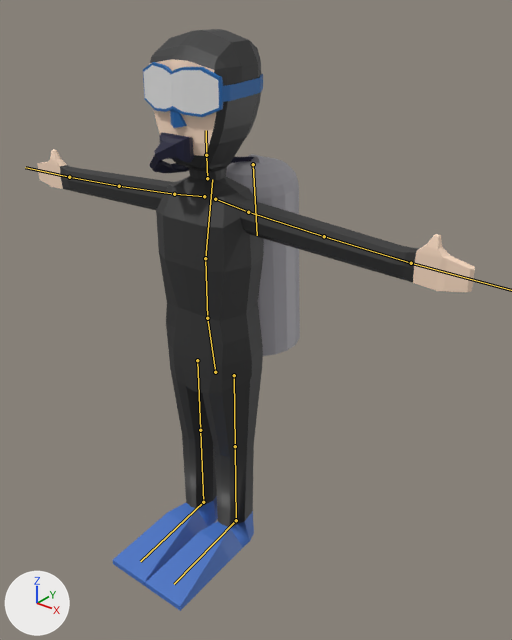
Before and after pictures for a commit that changed the FBX model Assets/Character.fbx.
The view is the same before and after, from a 50 mm camera at (1.81, -1.53, 2.35) aimed at (0.13, 0.58, 1.04). Every picture has the same lights, and +X, +Y and +Z are marked at lower left. The bones that bend it are drawn over the model as lines.

Names of what the first picture shows: 'Person'.
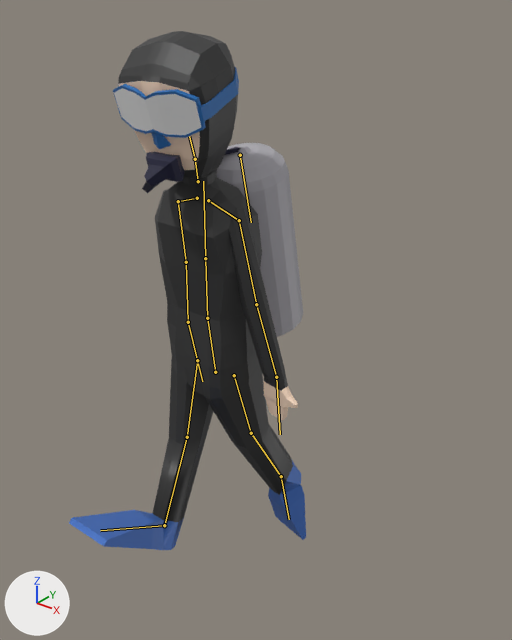
The newer file adds an action. The first version stands in its rest pose; the second is drawn at frame 1 of the action 'Armature|Swim'.

Location of each change, (x1, y1, x2, y2) in pixels of the pictures (512 x 640 px):
'Person', posed (46% narrower, 11% shorter)
    before: (37, 29, 475, 611)
    after: (69, 31, 306, 550)
bone 'Spine3', root to tip
    before: (205, 258) to (212, 179)
    after: (205, 258) to (203, 181)
bone 'Head', root to tip
    before: (206, 155) to (206, 130)
    after: (195, 159) to (189, 136)
bone 'Shoulder.L', root to tip
    before: (215, 199) to (248, 212)
    after: (208, 200) to (239, 220)
bone 'Bicep.L', root to tip
    before: (248, 212) to (324, 236)
    after: (239, 220) to (256, 304)
bone 'Forearm.L', root to tip
    before: (324, 236) to (411, 263)
    after: (256, 304) to (276, 377)
bone 'Shoulder.R', root to tip
    before: (204, 196) to (174, 194)
    after: (197, 198) to (178, 201)
bone 'Bicep.R', root to tip
    before: (174, 194) to (119, 186)
    after: (178, 201) to (186, 262)
bone 'Forearm.R', root to tip
    before: (119, 186) to (69, 177)
    after: (186, 262) to (188, 322)
bone 'Hand.R', root to tip
    before: (69, 177) to (25, 167)
    after: (188, 322) to (202, 381)
bone 'Hip.L', root to tip
    before: (234, 375) to (235, 446)
    after: (234, 375) to (251, 433)
bone 'Shin.L', root to tip
    before: (235, 446) to (236, 520)
    after: (251, 433) to (281, 476)
bone 'Foot.L', root to tip
    before: (236, 520) to (174, 584)
    after: (281, 476) to (289, 519)
bone 'Hip.R', root to tip
    before: (197, 360) to (200, 430)
    after: (197, 360) to (187, 437)
bone 'Shin.R', root to tip
    before: (200, 430) to (203, 502)
    after: (187, 437) to (164, 525)
bone 'Foot.R', root to tip
    before: (203, 502) to (140, 561)
    after: (164, 525) to (100, 530)

The change in detail:
Bone 'Spine3' (bone_spine3) turns from (0, 0, 0) to (10, 5, 1) degrees about its own x, y and z.
Bone 'Head' (bone_head) turns from (0, 0, 0) to (7, 0, 0) degrees about its own x, y and z.
Bone 'Shoulder.L' (bone_shoulder_l) turns from (0, 0, 0) to (11, 3, -6) degrees about its own x, y and z.
Bone 'Bicep.L' (bone_bicep_l) turns from (0, 0, 0) to (4, 2, -67) degrees about its own x, y and z.
Bone 'Forearm.L' (bone_forearm_l) turns from (0, 0, 0) to (-5, -1, -3) degrees about its own x, y and z.
Bone 'Hand.L' (bone_hand_l) turns from (0, 0, 0) to (0, 0, -16) degrees about its own x, y and z.
Bone 'Shoulder.R' (bone_shoulder_r) turns from (0, 0, 0) to (-18, 10, 12) degrees about its own x, y and z.
Bone 'Bicep.R' (bone_bicep_r) turns from (0, 0, 0) to (-9, 20, 55) degrees about its own x, y and z.
Bone 'Forearm.R' (bone_forearm_r) turns from (0, 0, 0) to (7, -32, 7) degrees about its own x, y and z.
Bone 'Hand.R' (bone_hand_r) turns from (0, 0, 0) to (-1, 1, 17) degrees about its own x, y and z.
Bone 'Hip.L' (bone_hip_l) turns from (0, 0, 0) to (17, 2, 0) degrees about its own x, y and z.
Bone 'Shin.L' (bone_shin_l) turns from (0, 0, 0) to (13, 2, -1) degrees about its own x, y and z.
Bone 'Foot.L' (bone_foot_l) turns from (0, 0, 0) to (70, -5, 8) degrees about its own x, y and z.
Bone 'Hip.R' (bone_hip_r) turns from (0, 0, 0) to (-15, -3, 0) degrees about its own x, y and z.
Bone 'Shin.R' (bone_shin_r) turns from (0, 0, 0) to (-11, -4, 0) degrees about its own x, y and z.
Bone 'Foot.R' (bone_foot_r) turns from (0, 0, 0) to (-16, -1, 6) degrees about its own x, y and z.
